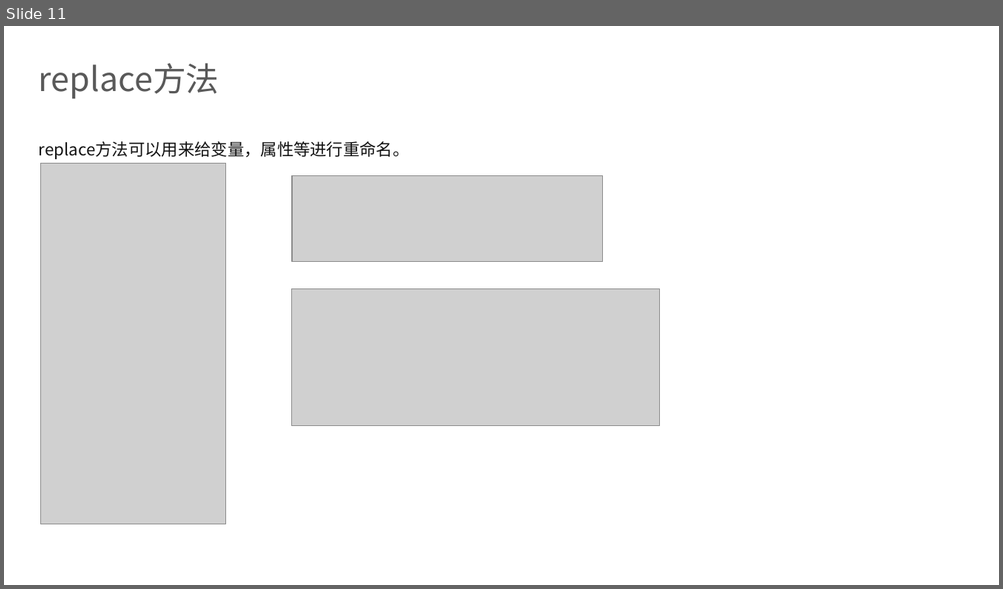
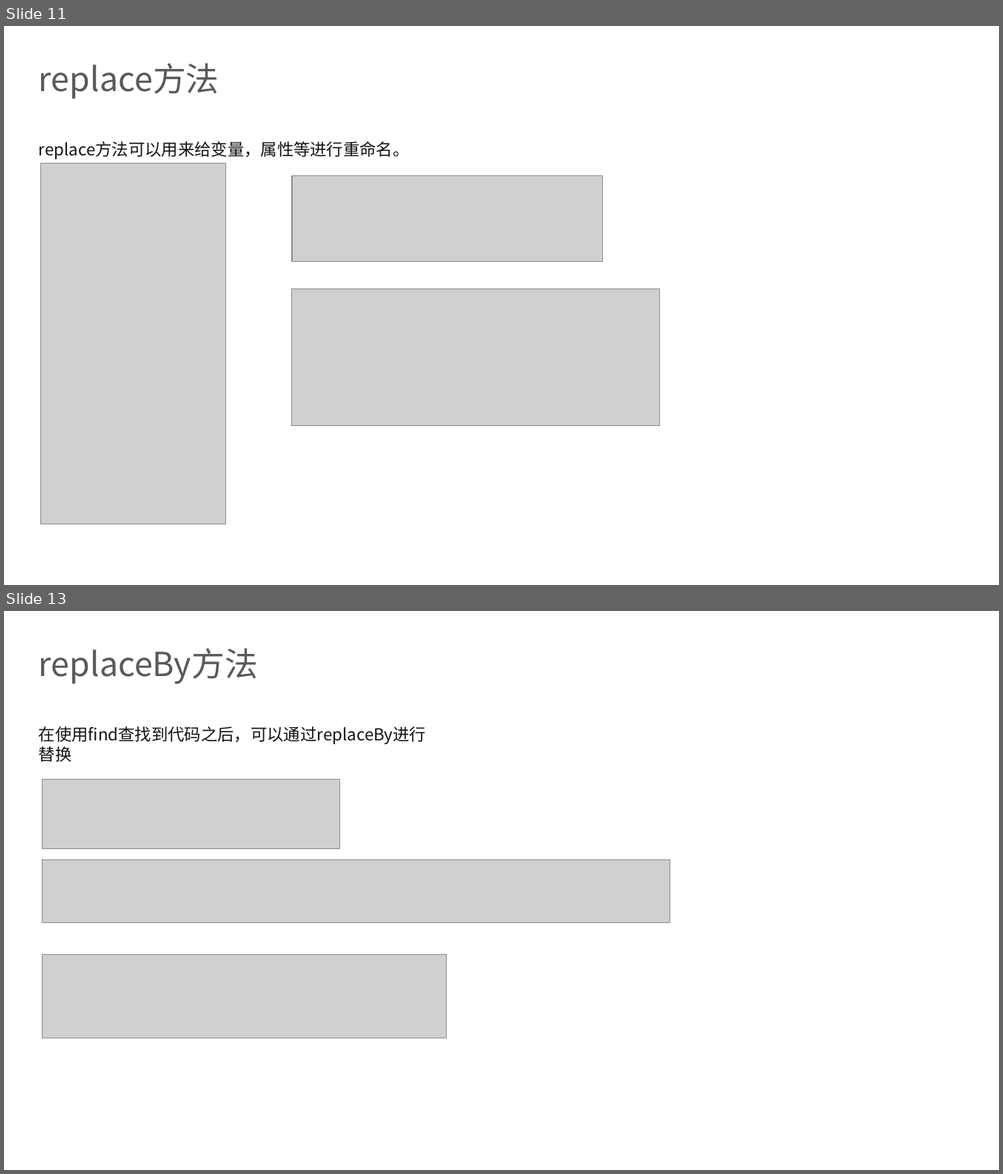
Before and after one commit to dingq030511/gogocode-tutorial, a slide deck: gogocode.pptx. Shown one above the other, each under a label of ours: slide 11 before the commit, slides 11 and 13 after it; the slides between them are not shown. The pictures are 1003x589 and 1003x1174 pixels, drawn with LibreOffice and Linux fonts; fonts in the diff are those of the drawing; grey boxes stand for pictures; background and template pictures are left out. Boxes give left, top, right and bottom in pixels: in the first picture for what was removed or moved away, otherwise in the second. Text is boxed around its words. In the diff, an @@ line names an element or a change of style, - is before the commit and + after.

```diff
--- a/gogocode.pptx
+++ b/gogocode.pptx
@@ slide 13 added at box(4, 611, 999, 1170), background picture (left out) @@
@@ title added at box(39, 648, 258, 684), 32 pt, text #595959 @@
+replaceBy方法
@@ text added at box(39, 726, 427, 745), 16 pt, text #121212 @@
+在使用find查找到代码之后，可以通过replaceBy进行替换
@@ picture added at box(42, 780, 340, 849) @@
@@ picture added at box(42, 860, 670, 923) @@
@@ picture added at box(42, 955, 447, 1039) @@
```
Also in this commit, not shown: 5 other slides added, 6 other files.
